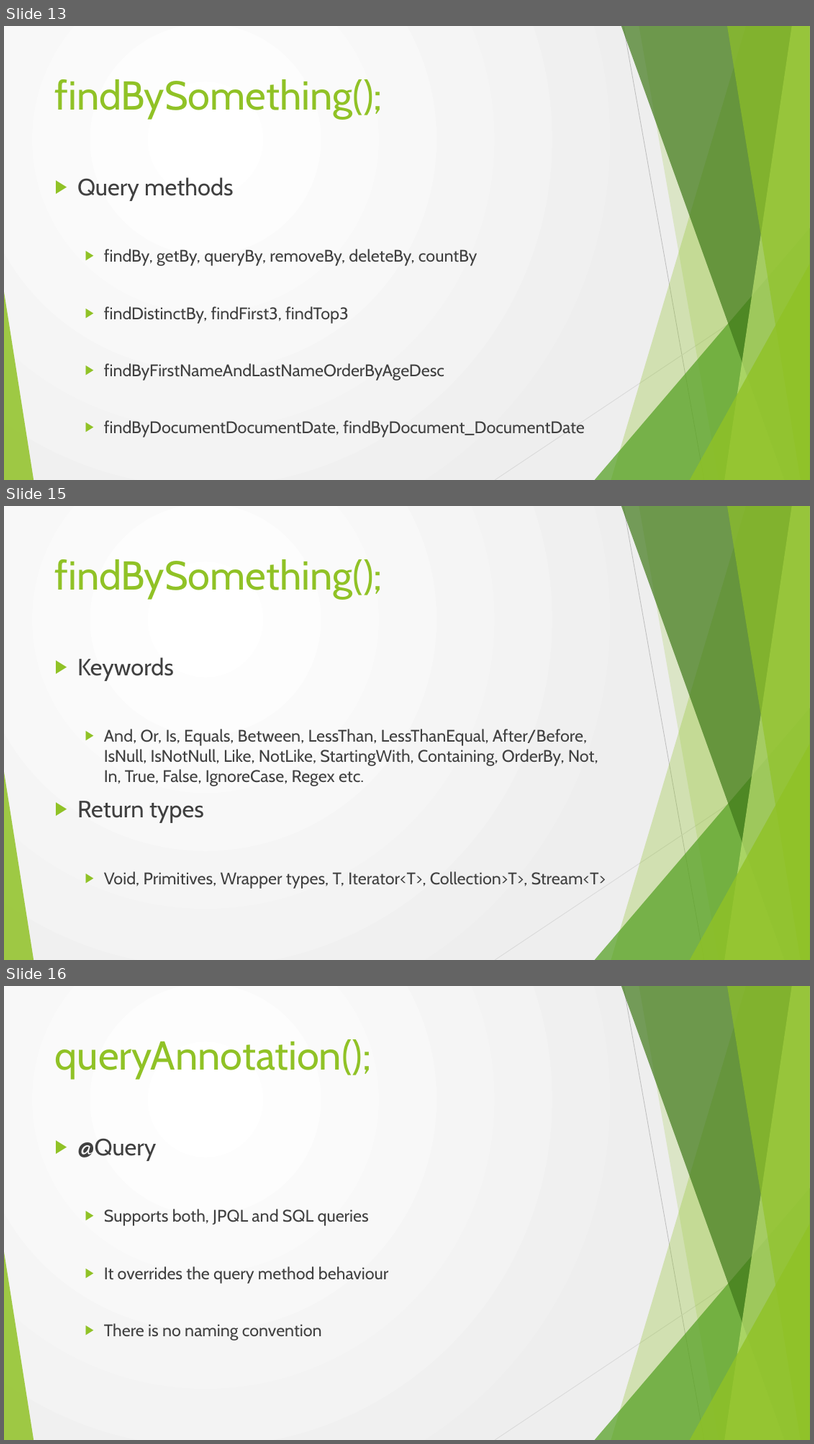
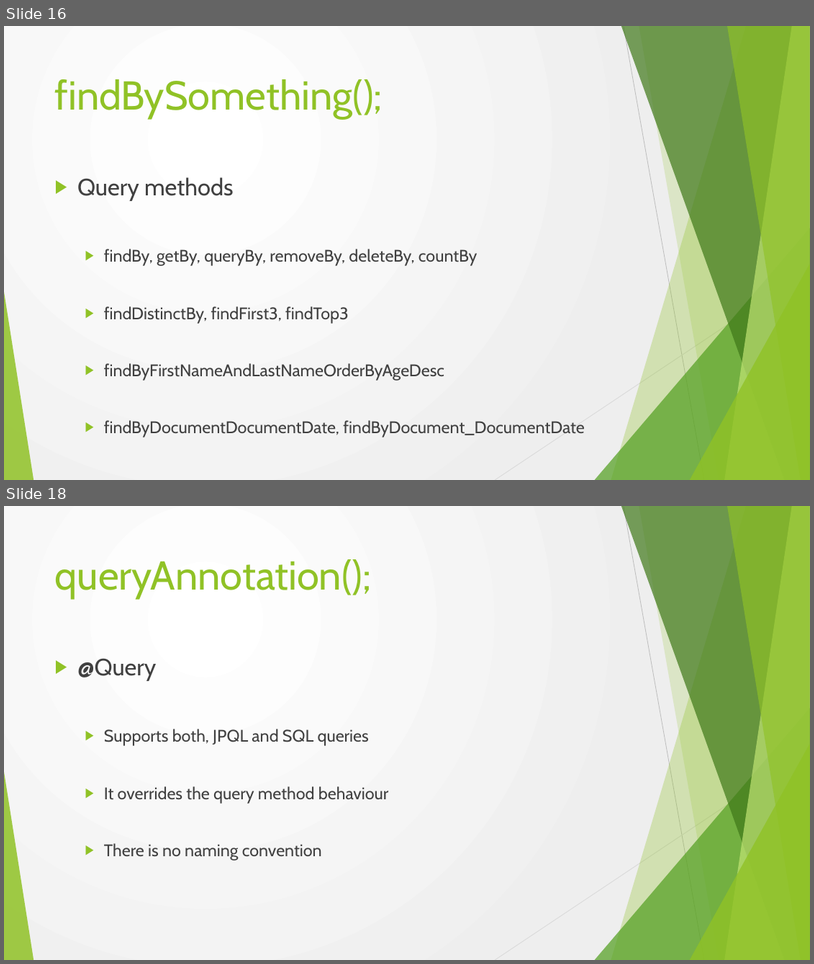
Before and after one commit to cosminspn/cc-apr-2016, a slide deck: documents/Prezentare/cc-2016-spring-data.pptx. Shown one above the other, each under a label of ours: slides 13, 15 and 16 before the commit, slides 16 and 18 after it; the slides between them are not shown. The pictures are 814x1444 and 814x964 pixels, drawn with LibreOffice and Linux fonts; fonts in the diff are those of the drawing. Boxes give left, top, right and bottom in pixels: in the first picture for what was removed or moved away, otherwise in the second. Text is boxed around its words. In the diff, an @@ line names an element or a change of style, - is before the commit and + after.

```diff
--- a/documents/Prezentare/cc-2016-spring-data.pptx
+++ b/documents/Prezentare/cc-2016-spring-data.pptx
@@ slide 15 removed at (x1=4, y1=506, x2=810, y2=960), background gradient #FFFFFF to #EEEEEE; not listed: 10 template elements that a slide beside it also shows @@
@@ title removed at (x1=55, y1=559, x2=383, y2=598) @@
-findBySomething();
@@ text removed at (x1=77, y1=657, x2=606, y2=888) @@
-▶ Keywords
-  ▶ And, Or, Is, Equals, Between, LessThan, LessThanEqual, After/Before, IsNull, IsNotNull, Like, NotLike, StartingWith, Containing, OrderBy, Not, In, True, False, IgnoreCase, Regex etc.
-▶ Return types
-  ▶ Void, Primitives, Wrapper types, T, Iterator<T>, Collection>T>, Stream<T>
@@ what was slide 13 is now slide 16 @@
@@ what was slide 16 is now slide 18 @@
```
Also in this commit, not shown: 5 slides added, 2 other files.
